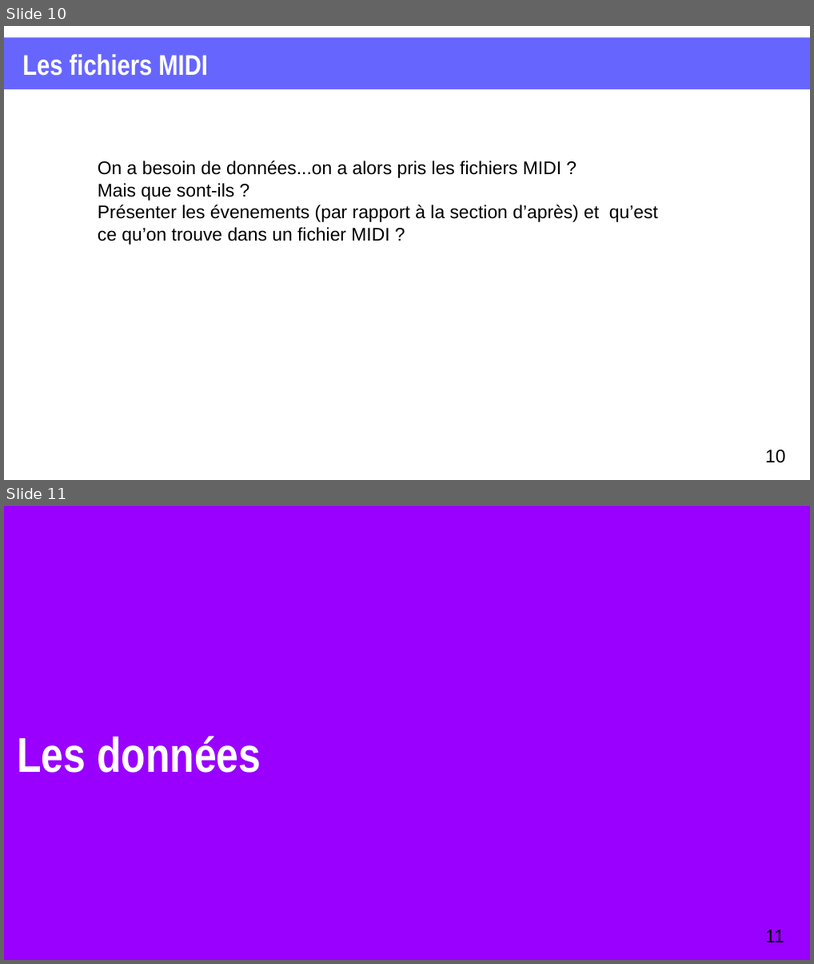
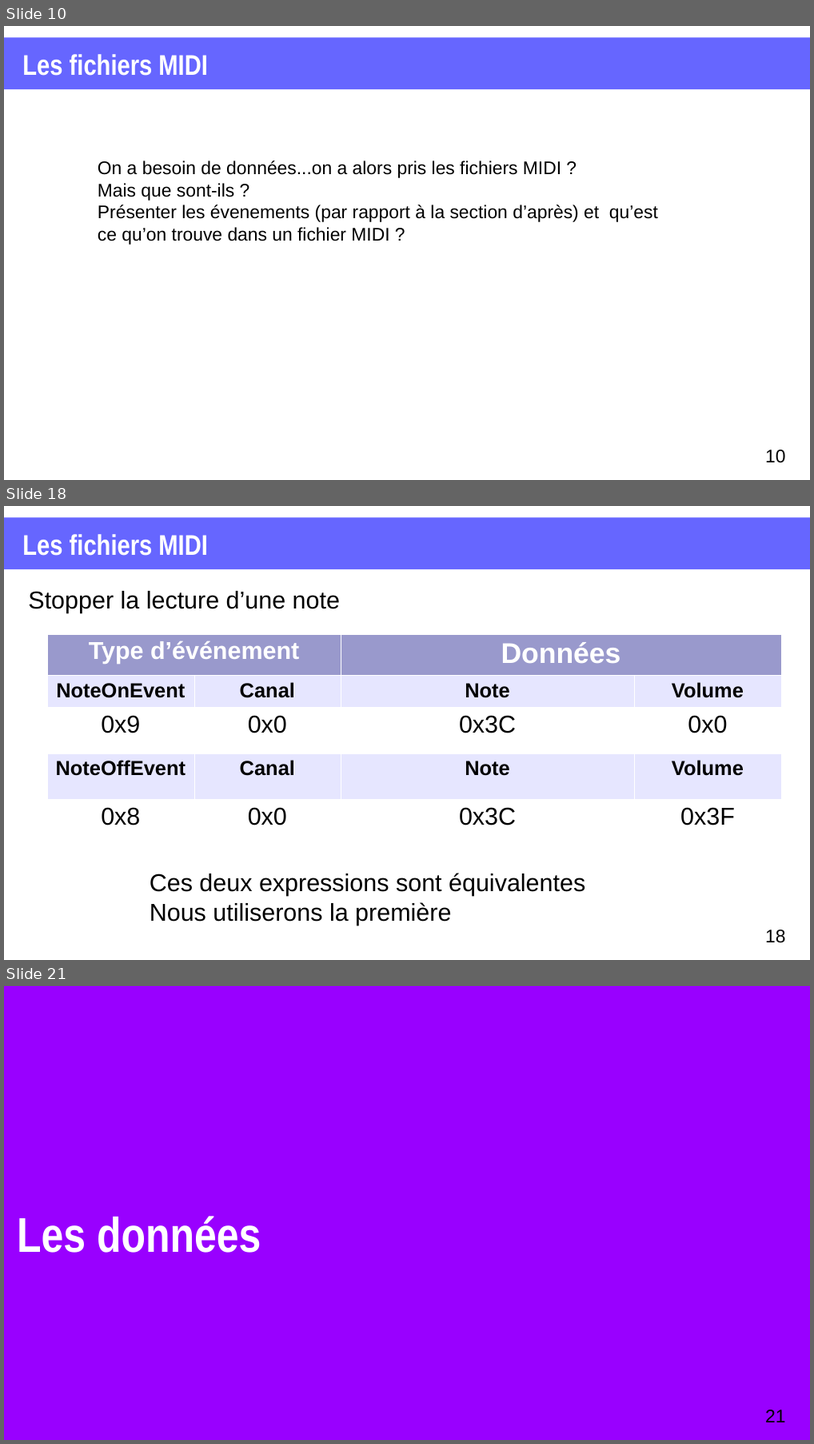
Before and after one commit to XgLsuLzRMy/Composition-Musicale-par-Reseau-de-Neurones, a slide deck: projet.odp. Shown one above the other, each under a label of ours: slides 10 and 11 before the commit, slides 10, 18 and 21 after it; the slides between them are not shown. The pictures are 814x964 and 814x1444 pixels, drawn with LibreOffice and Linux fonts; fonts in the diff are those of the drawing. Boxes give left, top, right and bottom in pixels: in the first picture for what was removed or moved away, otherwise in the second. Text is boxed around its words. In the diff, an @@ line names an element or a change of style, - is before the commit and + after.

Commit message:
partie midi

```diff
--- a/projet.odp
+++ b/projet.odp
@@ slide 18 added at (4, 506, 810, 960), background #FFFFFF @@
@@ rectangle added at (4, 518, 810, 570), fill #6666FF @@
@@ title added at (22, 534, 207, 556), 28 pt, text #FFFFFF, bold @@
+Les fichiers MIDI
@@ text added at (28, 591, 340, 613), 24 pt, text #000000 @@
+Stopper la lecture d’une note
@@ table added at (47, 634, 782, 844), 5 rows, 4 columns @@
+Type d’événement |  | Données | 
+NoteOnEvent | Canal | Note | Volume
+0x9 | 0x0 | 0x3C | 0x0
+NoteOffEvent | Canal | Note | Volume
+0x8 | 0x0 | 0x3C | 0x3F
@@ text added at (150, 872, 586, 924), 24 pt, text #000000 @@
+Ces deux expressions sont équivalentes
+Nous utiliserons la première
@@ page number added at (766, 929, 786, 943), 18 pt, text #000000 @@
+18
@@ what was slide 11 is now slide 21 @@
@@ page number at (766, 1409, 786, 1422): text changed @@
-11
+21
```
Also in this commit, not shown: 2 slides changed, 9 other slides added, 1 other file.
